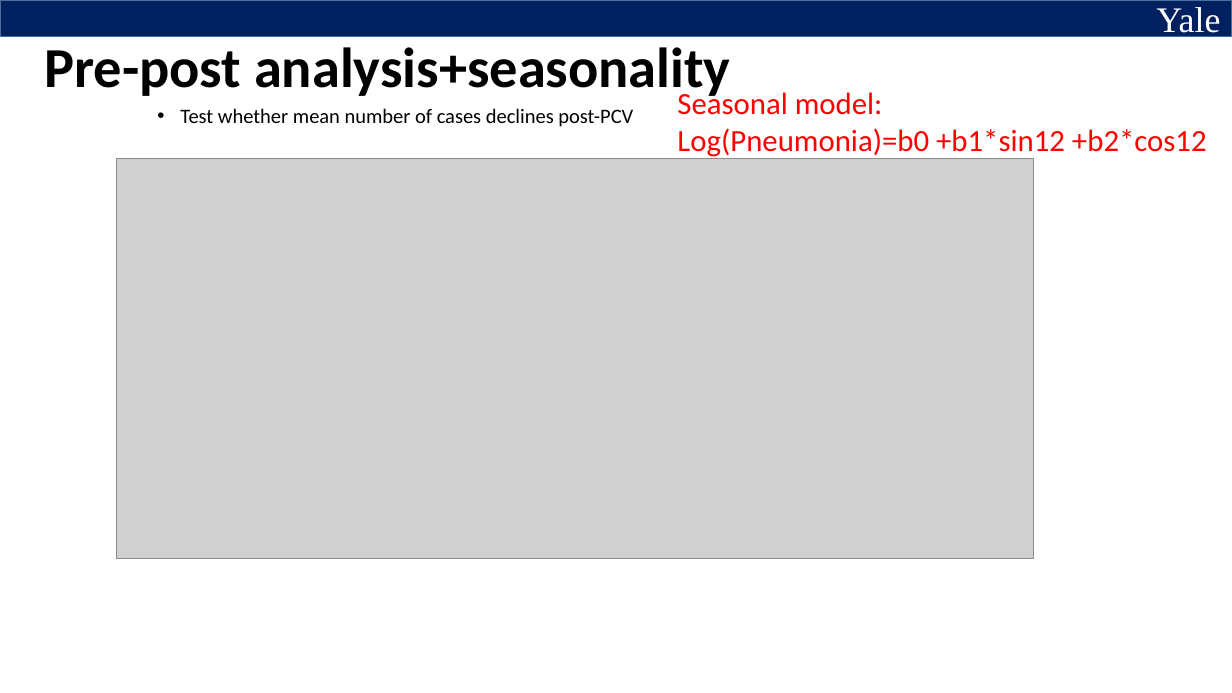
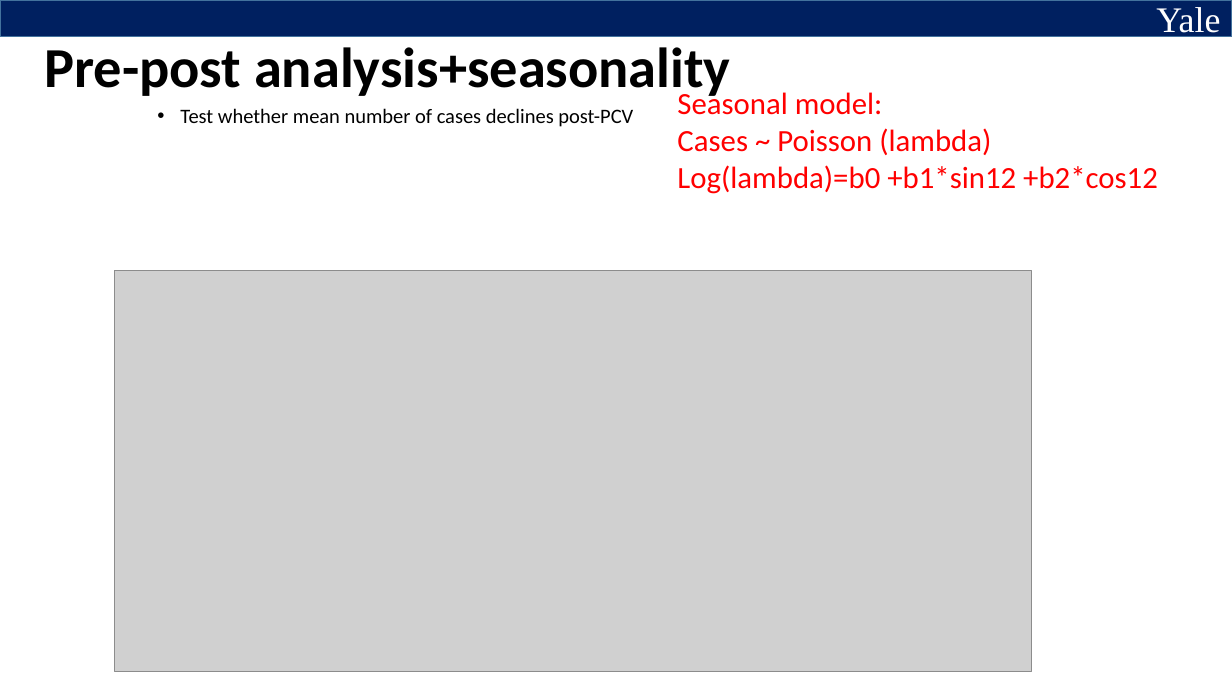
Before and after one commit to YalePublicHealthSurveillance/YaleIntroPublicHealthSurveillance.github.io, a slide deck: slide 9 of Slides/Slides for Video 3.pptx (slide 6 before the commit). Drawn at 1232x693 pixels with LibreOffice and Linux fonts; fonts in the diff are those of the drawing; grey boxes stand for pictures. Boxes give left, top, right and bottom in pixels: in the first picture for what was removed or moved away, otherwise in the second. Text is boxed around its words. In the diff, an @@ line names an element or a change of style, - is before the commit and + after.

```diff
--- a/Slides/Slides for Video 3.pptx
+++ b/Slides/Slides for Video 3.pptx
@@ text at [677,128,1158,194]: text changed @@
-Log(Pneumonia)=b0 +b1*sin12 +b2*cos12
+Cases ~ Poisson (lambda)
+Log(lambda)=b0 +b1*sin12 +b2*cos12
@@ picture: place and size @@
-picture at [116,158,1034,558]
+picture at [115,271,1032,671]
```
Also in this commit, not shown: 8 other slides changed, 9 slides added, 1 slide removed, 1 other file.
